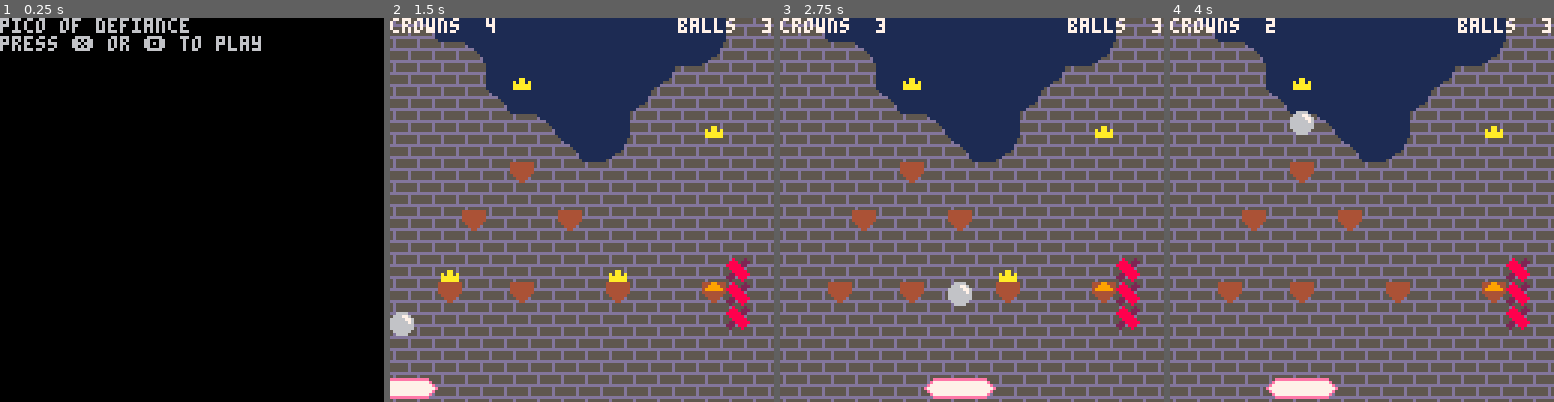
Above: before the commit, frames 1-4 (left to right).
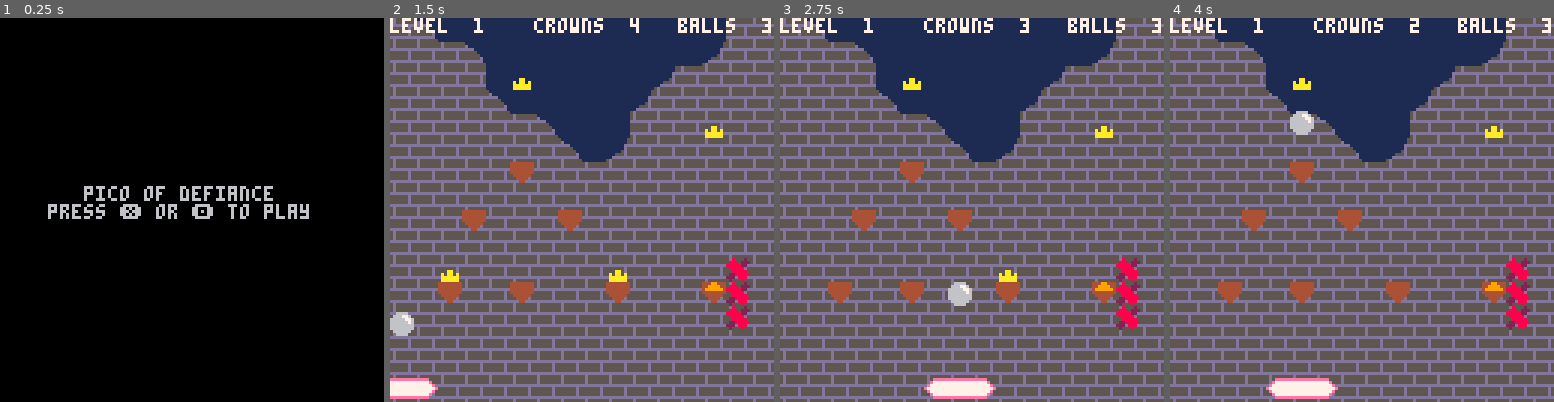
Above: after the commit, the same moments.

Repository: cinghycreations/defiance_of_pico
Game: PICO-8 cartridge defiance.p8
Two runs of this game, one before a commit and one after it. Both use one fixed random seed, a clock stepped at 60 frames per second and the inputs below.
Inputs:
- Up to frame 1 (0.25 s): no input
- Up to frame 2 (1.5 s): tap X (X key) at 0.33, 1.07 s; tap O (Z key) at 0.7 s
- Up to frame 3 (2.75 s): hold Right 1.6-2.1 s; tap O (Z key) at 1.7, 2.1, 2.5 s; tap X (X key) at 1.85 s; hold Right from 2.47 s (still down)
- Up to frame 4 (4 s): tap O (Z key) at 2.9, 3.3, 3.7 s; tap X (X key) at 2.97 s; release Right at 3.03 s; hold Left 3.08-3.58 s

The runs differ from the first frame. In frame 1, 3.7% of the frame differs, in the area x 0-81%, y 0-53%; in frame 2, 0.7%; in frame 3, 0.7%; in frame 4, 0.7%.

Commit message:
Pretty printing all around

Diff:
--- a/defiance.lua
+++ b/defiance.lua
@@ -127,12 +127,12 @@
 	end
 end
 
+function format2(value)
+	if value < 10 then return ' ' .. tostr(value) else return tostr(value) end
+end
+
 function create_caption(session)
-	caption = 'crowns '
-	if session.crowns_left < 10 then caption = caption .. ' ' .. tostr(session.crowns_left) else caption = caption .. tostr(session.crowns_left) end
-	caption = caption .. '               balls '
-	if session.lives < 10 then caption = caption .. ' ' .. tostr(session.lives) else caption = caption .. tostr(session.lives) end
-	return caption
+	return 'level ' .. format2(session.level) .. '    crowns ' .. format2(session.crowns_left) .. '   balls ' .. format2(session.lives)
 end
 
 function session_draw()
@@ -177,8 +177,9 @@
 
 function success_draw()
 	session_draw()
-	print( 'you collected all crowns!' )
-	print( 'press ❎ or 🅾️ to proceeed' )
+	cursor( 0, 7 * 8 )
+	print( '    you collected all crowns!   ' )
+	print( '   press ❎ or 🅾️ to proceeed  ' )
 end
 
 function fail_init()
@@ -200,12 +201,13 @@
 
 function fail_draw()
 	session_draw()
-	print( 'argh! you ended up on a spike.' )
+	cursor( 0, 7 * 8 )
+	print( ' argh! you ended up on a spike. ' )
 	if session.lives > 0 then
-		print( 'press ❎ or 🅾️ to restart' )
+		print( '    press ❎ or 🅾️ to restart  ' )
 	else
-		print( 'no balls left...' )
-		print( 'press ❎ or 🅾️ to quit' )
+		print( '         no balls left...       ' )
+		print( '      press ❎ or 🅾️ to quit   ' )
 	end
 end
 
@@ -222,8 +224,9 @@
 
 function splash_draw()
 	cls()
-	print( 'pico of defiance' )
-	print( 'press ❎ or 🅾️ to play' )
+	cursor( 0, 7 * 8 )
+	print( '       pico of defiance         ' )
+	print( '    press ❎ or 🅾️ to play     ' )
 end
 
 function endgame_init()
